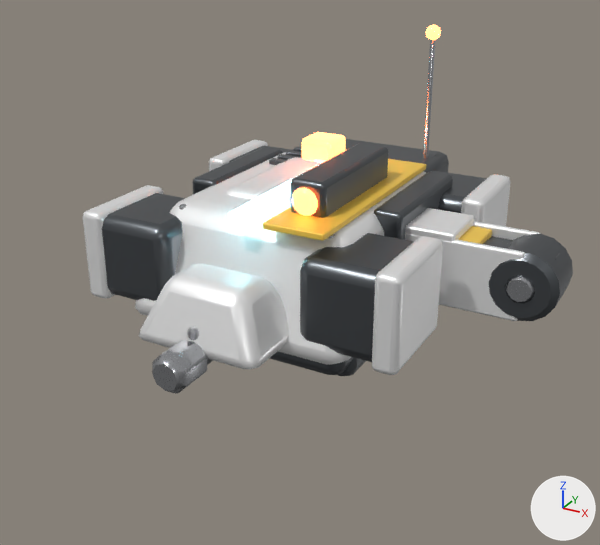
Renders of the glTF model public/assets/models/robots/titan/rifle.glb from each side of a commit.
Camera for both pictures: a 50 mm lens placed at (0.633, -1.185, 0.515), pointed at (0.079, -0.178, 0.012). Lighting does not change. The marker at lower right points along +X, +Y and +Z. The picture after the commit comes second. Vertices at exactly the same position are counted once.

Names of what the first picture shows: 'Barrel', 'Hull', 'LegUpper', 'Turret' and 1 more.
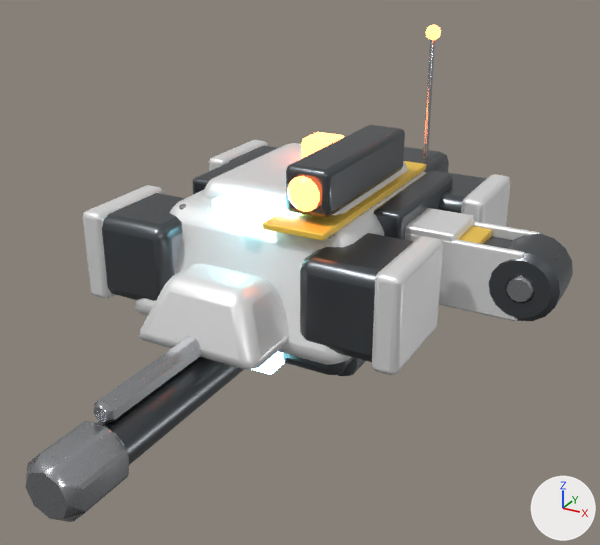
What changed in the scene script:
```text
Change me_barrel:
    used by ob_barrel; location = (0.0, 0.0, 0.0)
    remove me_barrel.from_pydata(...)  # 264 vertices, 508 faces; spans x -0.032..0.032, y -0.415..0.1, z -0.102..-0.026
    add me_barrel.from_pydata(...)  # 320 vertices, 616 faces; spans x -0.05..0.05, y -0.643..0.155, z -0.158..-0.04
    me_barrel part 1: the loose piece of 56 vertices spanning x -0.021..0.021, y -0.4..0.1, z -0.092..-0.048 is scaled about the mesh origin by 1.55
    me_barrel part 2: the loose piece of 48 vertices spanning x -0.01..0.01, y -0.35..0.07, z -0.046..-0.026 is scaled about the mesh origin by 1.55
    me_barrel part 3: the loose piece of 48 vertices spanning x -0.028..0.028, y -0.415..-0.345, z -0.098..-0.042 is scaled about the mesh origin by 1.55
    me_barrel part 4: the loose piece of 56 vertices spanning x -0.032..0.032, y -0.14..-0.1, z -0.102..-0.038 is scaled about the mesh origin by 1.55
    other edits to the shape of me_barrel do not show in these pictures
    add me_barrel.materials.append(mat_hazard)  # yellow #f9ce50
Change me_turret:
    used by ob_turret; location = (0.0, 0.0, 0.0)
    remove me_turret.from_pydata(...)  # 162 vertices, 308 faces; spans x -0.116..0.116, y -0.171..0.136, z 0.0..0.15
    add me_turret.from_pydata(...)  # 162 vertices, 308 faces; spans x -0.14..0.14, y -0.205..0.163, z 0.0..0.18
    me_turret part 5: the whole mesh is scaled about the mesh origin by 1.2
```

Pixel boxes [x1, y1, x2, y2] of what changed, in the pictures (600 x 545 px; the box of a moved part takes in the faces that stretch with it):
'Barrel', reshaped: before [152, 327, 213, 394]; after [25, 337, 285, 522]
'Turret', rescaled (26% wider, 29% taller): before [225, 143, 388, 218]; after [202, 125, 407, 222]
part 1 of me_barrel, moved or reshaped (mostly hidden before): before [207, 359, 213, 365]; after [97, 357, 244, 465]
part 2 of me_barrel, moved or reshaped: before [187, 327, 199, 340]; after [94, 337, 201, 424]
part 3 of me_barrel, moved or reshaped: before [152, 340, 207, 394]; after [25, 421, 129, 522]
part 4 of me_barrel, moved or reshaped (not visible before): after [251, 351, 285, 374]
